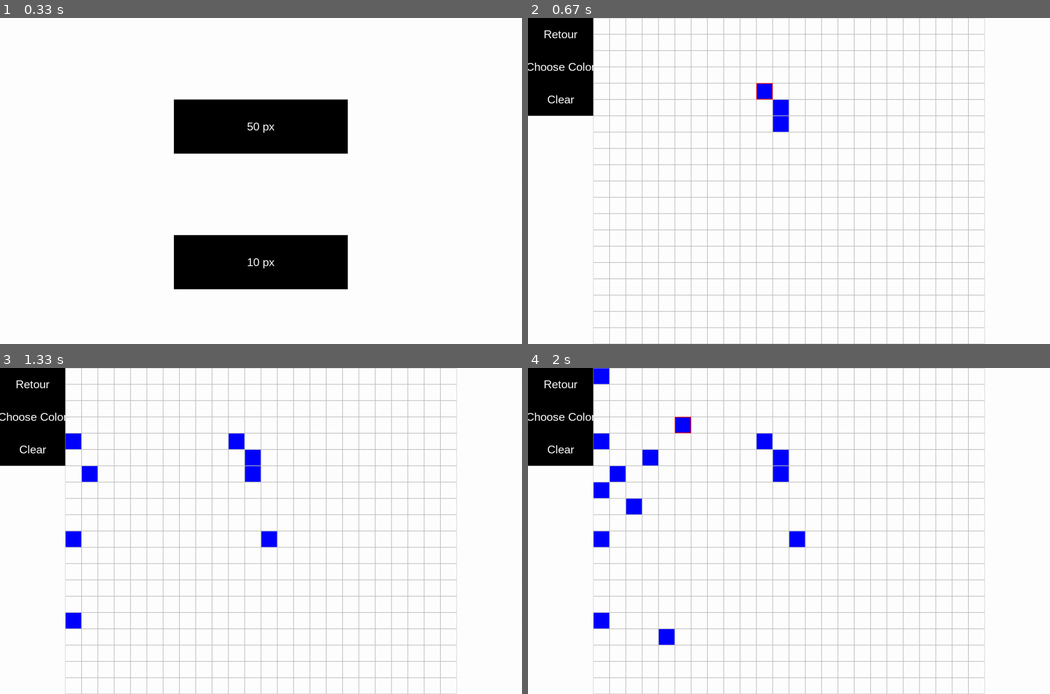
Above: before the commit, frames 1-4 (two rows, left to right).
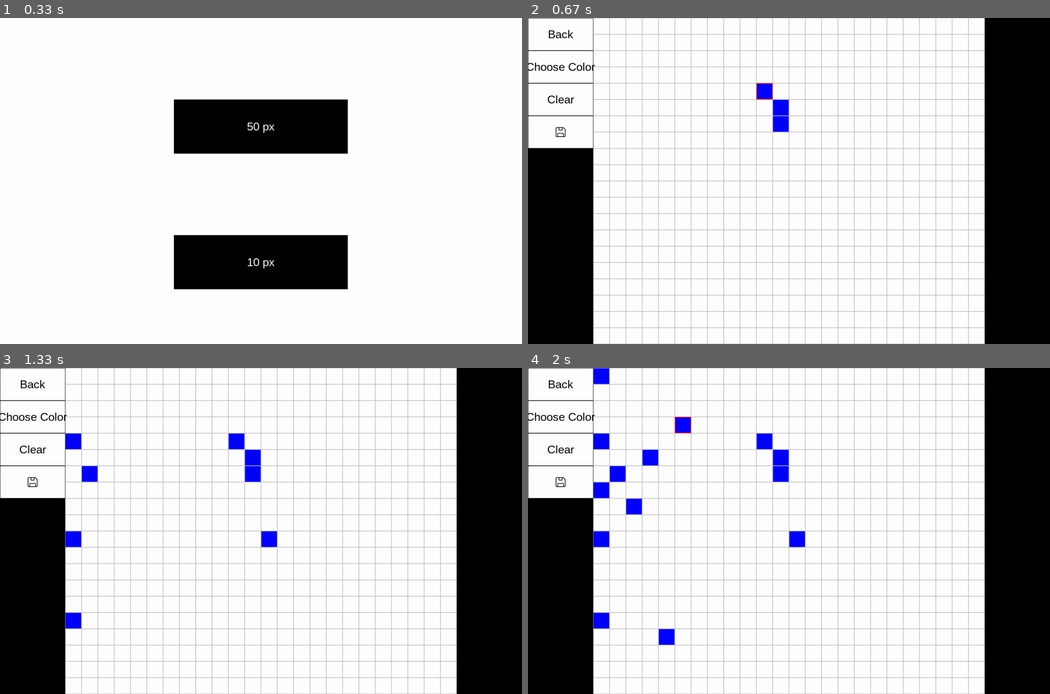
Above: after the commit, the same moments.

Repository: Azkomar/Pygame-Drawing-App
Game: pygame game, started from main.py
Two runs of this game, one before a commit and one after it. Both use one fixed random seed, a clock stepped at 60 frames per second and the inputs below.
Inputs (mouse positions are in pixels of both pictures, inside the frame that each line leads up to):
- Up to frame 1 (0.33 s): no input
- Up to frame 2 (0.67 s): press the mouse at (789, 125) at 0.37 s; move the mouse to (778, 109) at 0.47 s; release the mouse at (768, 92) at 0.6 s
- Up to frame 3 (1.33 s): press the mouse at (73, 439) at 0.7 s; move the mouse to (73, 534) at 0.8 s; release the mouse at (78, 625) at 0.93 s; press the mouse at (88, 472) at 1.03 s; move the mouse to (271, 544) at 1.13 s; release the mouse at (459, 615) at 1.27 s
- Up to frame 4 (2 s): press the mouse at (601, 374) at 1.37 s; move the mouse to (637, 504) at 1.47 s; release the mouse at (674, 632) at 1.6 s; press the mouse at (601, 488) at 1.7 s; move the mouse to (642, 459) at 1.8 s; release the mouse at (689, 433) at 1.93 s

Frame 1 is identical in both runs. In frame 2, 24% of the frame differs, in the area x 0-100%, y 0-100%; in frame 3, 24%; in frame 4, 24%.

Commit message:
Garde en mémoire les couleurs utilisées, permet de les réutiliser en cliquant dessus

Diff:
--- a/main.py
+++ b/main.py
@@ -24,7 +24,6 @@
                     self.running = False
 
             self.current_page.handle_events(events)
-            self.current_page.update()
             self.current_page.draw()
             self.clock.tick(120)
 
--- a/page_draw.py
+++ b/page_draw.py
@@ -10,14 +10,20 @@
         self.w = w
         self.h = h
         self.listRect = []
+        self.listColor = []
+        self.index = 0
+        self.saveImage = pygame.image.load("./diskette.png")
 
         #Back Button
         self.menuWidth = w/8
         self.menuHeight = h/10
         self.backButton = pygame.Rect(0, 0, self.menuWidth, self.menuHeight)
-        self.btn_color = 'black'
+        self.btn_color = 'white'
+        self.textColor = 'black'
         self.font = pygame.font.SysFont('Arial', 35)
-        self.text = self.font.render('Retour', True, 'white')
+
+        #Border
+        self.border = pygame.Rect(0, 0, self.menuWidth, self.menuHeight)
 
         #Grid
         self.grid = pygame.Rect(self.menuWidth, 0, w-self.menuWidth, h)
@@ -26,12 +32,6 @@
         #Color selection
         self.blockSize = self.menuWidth/2
         self.selected_color = 'blue'
-        self.custom_color_btn = pygame.Rect(0, self.menuHeight, self.menuWidth, self.menuHeight)
-        self.custom_color_txt = self.font.render("Choose Color", True, "white")
-
-        #Clear Canva
-        self.clearBtn = pygame.Rect(0, 2*self.menuHeight, self.menuWidth, self.menuHeight)
-        self.clearBtnTxt = self.font.render("Clear", True, "white")
 
 
     def on_enter(self):
@@ -49,6 +49,31 @@
         # Récupère la couleur hex (ex: '#ff0000') si valide
         if color_code[1] is not None:
             self.selected_color = color_code[1]  # Hex string compatible avec pygame
+            self.colorSquarePos()
+
+    def colorSquarePos(self):
+        # Calcule la position pour l'affichage dans la palette
+        # Taille d'une cellule de la palette
+        cell_size = self.blockSize
+
+        # Nombre de cellules verticales max
+        max_rows = int((self.h - 4 * self.menuHeight) // cell_size)
+
+        # Calcul position en colonne et ligne
+        row = self.index % max_rows
+        col = (self.index // max_rows) % 2
+
+        x = col * cell_size
+        y = int(4 * self.menuHeight + row * cell_size)
+
+        color_rect = pygame.Rect(x, y, self.blockSize, self.blockSize)
+
+        self.listColor.append({
+            "color": self.selected_color,
+            "rect": color_rect
+        })
+
+        self.index += 1
 
 
     def handle_events(self, events):
@@ -56,7 +81,7 @@
             if event.type == pygame.MOUSEBUTTONDOWN:
                 if self.backButton.collidepoint(pygame.mouse.get_pos()):
                     self.game.current_page = self.game.pages["menu"]
-                elif self.custom_color_btn.collidepoint(pygame.mouse.get_pos()):
+                elif self.customColorBtn.collidepoint(pygame.mouse.get_pos()):
                     self.choose_custom_color()
                 elif self.clearBtn.collidepoint(pygame.mouse.get_pos()):
                     self.on_enter()
@@ -68,30 +93,60 @@
                 if cell["rect"].collidepoint(mouse_pos):
                     cell["color"] = self.selected_color
 
-
-    def update(self):
-        pass
+            for color in self.listColor:
+                if color["rect"].collidepoint(mouse_pos):
+                    self.selected_color = color["color"]
+                    s = pygame.Surface((self.blockSize, self.blockSize))  # the size of your rect
+                    s.set_alpha(128)                # alpha level
+                    s.fill((255,255,255))           # this fills the entire surface
+                    self.screen.blit(s, (color["rect"].x, color["rect"].y))
+                    pygame.display.update()
+                    break
 
     def draw(self):
-        self.screen.fill("white")
+        self.screen.fill("black")
+
+        #Draw first button to go back to the menu
+        self.btnText = 'Back'
+        self.text = self.font.render(self.btnText, True, self.textColor)
         pygame.draw.rect(self.screen, self.btn_color, self.backButton)
+        pygame.draw.rect(self.screen, self.textColor, self.border, 1)
         text_rect = self.text.get_rect(center=self.backButton.center)
         self.screen.blit(self.text, text_rect)
 
-        #for i in range(2):
-        #   for j in range(int(self.menuHeight), self.h, int(self.blockSize)):
-        #       rect = pygame.Rect(i*self.blockSize, j, self.blockSize, self.blockSize)
-         #       pygame.draw.rect(self.screen, 'red', rect, 1)
-
+        #Call the function to see the cursor and color the cell
         self.drawGridHover()
 
-        pygame.draw.rect(self.screen, self.btn_color, self.custom_color_btn)
-        text_rect = self.custom_color_txt.get_rect(center=self.custom_color_btn.center)
-        self.screen.blit(self.custom_color_txt, text_rect)
+        #Draw second button to oppen color wheel from tkinter
+        self.btnText = "Choose Color"
+        self.text = self.font.render(self.btnText, True, self.textColor)
+        self.customColorBtn = self.backButton.move(0, self.menuHeight)
+        pygame.draw.rect(self.screen, self.btn_color, self.customColorBtn)
+        newBorder = self.border.move(0, self.menuHeight)
+        pygame.draw.rect(self.screen, self.textColor, newBorder, 1)
+        text_rect = self.text.get_rect(center=self.customColorBtn.center)
+        self.screen.blit(self.text, text_rect)
 
+        #Draw third button that clear the canva by calling the on_enter method
+        self.btnText = "Clear"
+        self.text = self.font.render(self.btnText, True, self.textColor)
+        self.clearBtn = self.customColorBtn.move(0, self.menuHeight)
         pygame.draw.rect(self.screen, self.btn_color, self.clearBtn)
-        text_rect = self.clearBtnTxt.get_rect(center=self.clearBtn.center)
-        self.screen.blit(self.clearBtnTxt, text_rect)
+        newBorder = newBorder.move(0, self.menuHeight)
+        pygame.draw.rect(self.screen, self.textColor, newBorder, 1)
+        text_rect = self.text.get_rect(center=self.clearBtn.center)
+        self.screen.blit(self.text, text_rect)
+
+        self.saveBtn = self.clearBtn.move(0, self.menuHeight)
+        pygame.draw.rect(self.screen, self.btn_color, self.saveBtn)
+        newBorder = newBorder.move(0, self.menuHeight)
+        pygame.draw.rect(self.screen, self.textColor, newBorder, 1)
+        text_rect = self.saveImage.get_rect(center=self.saveBtn.center)
+        self.screen.blit(self.saveImage, text_rect)
+
+        for colorNewBtn in self.listColor:
+            pygame.draw.rect(self.screen, colorNewBtn["color"], colorNewBtn["rect"])
+            pygame.draw.rect(self.screen, self.textColor, colorNewBtn["rect"], 1)
 
         pygame.display.flip()
 
--- a/page_menu.py
+++ b/page_menu.py
@@ -26,8 +26,6 @@
                     self.game.gridValue = 10
                     self.game.current_page = self.game.pages["draw"]
                     self.game.pages["draw"].on_enter()
-    def update(self):
-        pass
 
     def draw(self):
         self.screen.fill("white")
Binary file added: diskette.png
